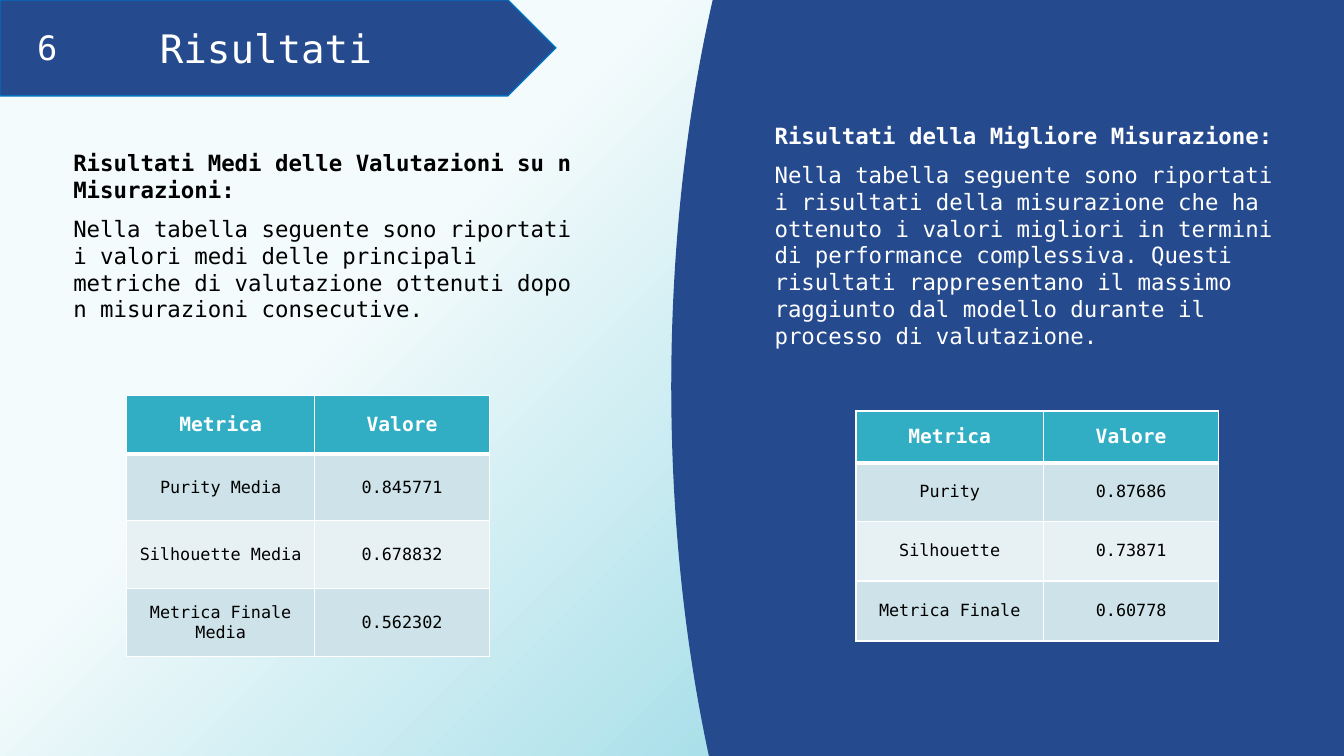
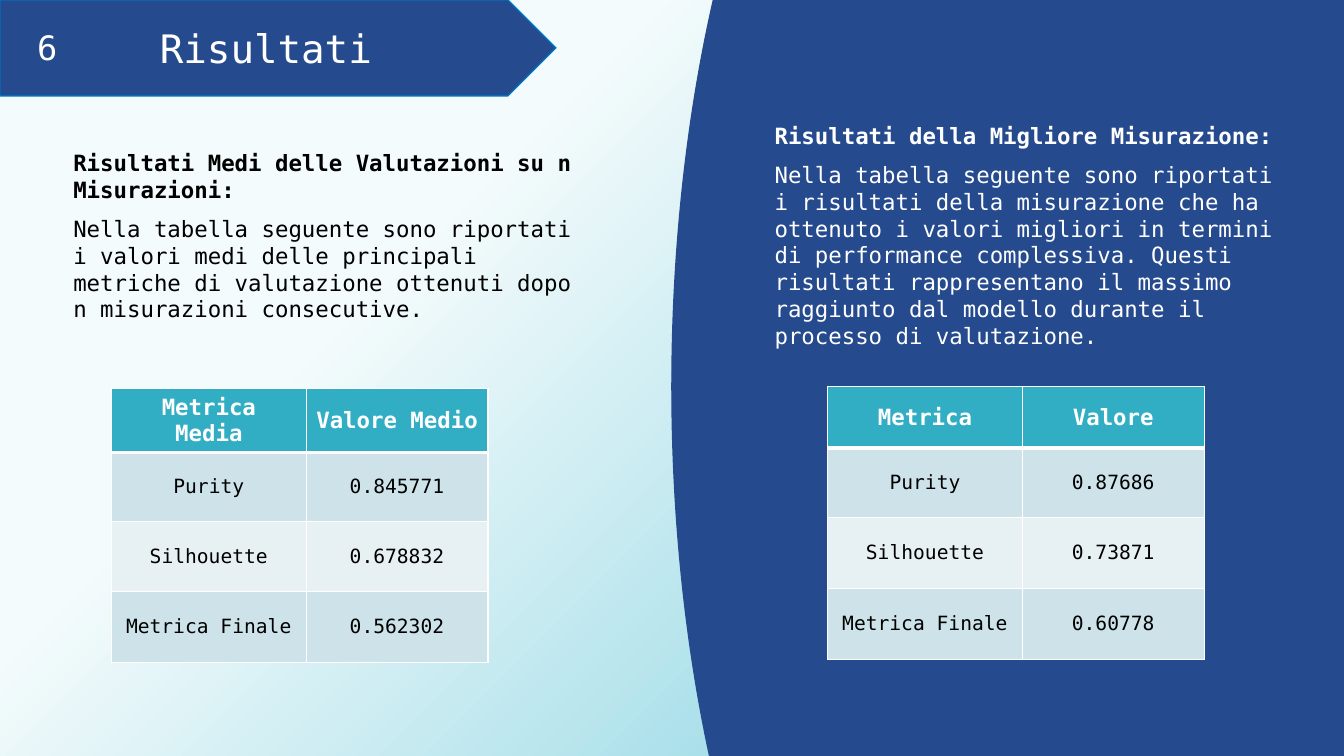
Before and after one commit to AlessiaRossi/Teleassistance-Supervised-Clustering, a slide deck: slide 14 of myLib/Presentazione_proggetto_FIA.pptx. Drawn at 1344x756 pixels with LibreOffice and Linux fonts; fonts in the diff are those of the drawing. Boxes give left, top, right and bottom in pixels: in the first picture for what was removed or moved away, otherwise in the second. Text is boxed around its words. In the diff, an @@ line names an element or a change of style, - is before the commit and + after.

```diff
--- a/myLib/Presentazione_proggetto_FIA.pptx
+++ b/myLib/Presentazione_proggetto_FIA.pptx
@@ table at box(112, 389, 488, 660) @@
-row 1, column 1: Metrica
+row 1, column 1: Metrica Media
-row 1, column 2: Valore
+row 1, column 2: Valore Medio
-row 2, column 1: Purity Media
+row 2, column 1: Purity
-row 3, column 1: Silhouette Media
+row 3, column 1: Silhouette
-row 4, column 1: Metrica Finale Media
+row 4, column 1: Metrica Finale
@@ size 12 to 14 pt in "0.845771", "0.678832", "0.562302" @@
@@ table: place and size @@
-table at box(127, 395, 490, 656)
+table at box(112, 389, 488, 660)
@@ table at box(828, 386, 1204, 659) @@
@@ size 14 to 16 pt in "Metrica", "Valore" @@
@@ size 12 to 14 pt in "Purity", "0.87686", "Silhouette", "0.73871" and 2 more places @@
@@ table: place and size @@
-table at box(856, 411, 1219, 641)
+table at box(828, 386, 1204, 659)
```
Also in this commit, not shown: 4 other slides changed, 1 other file.
